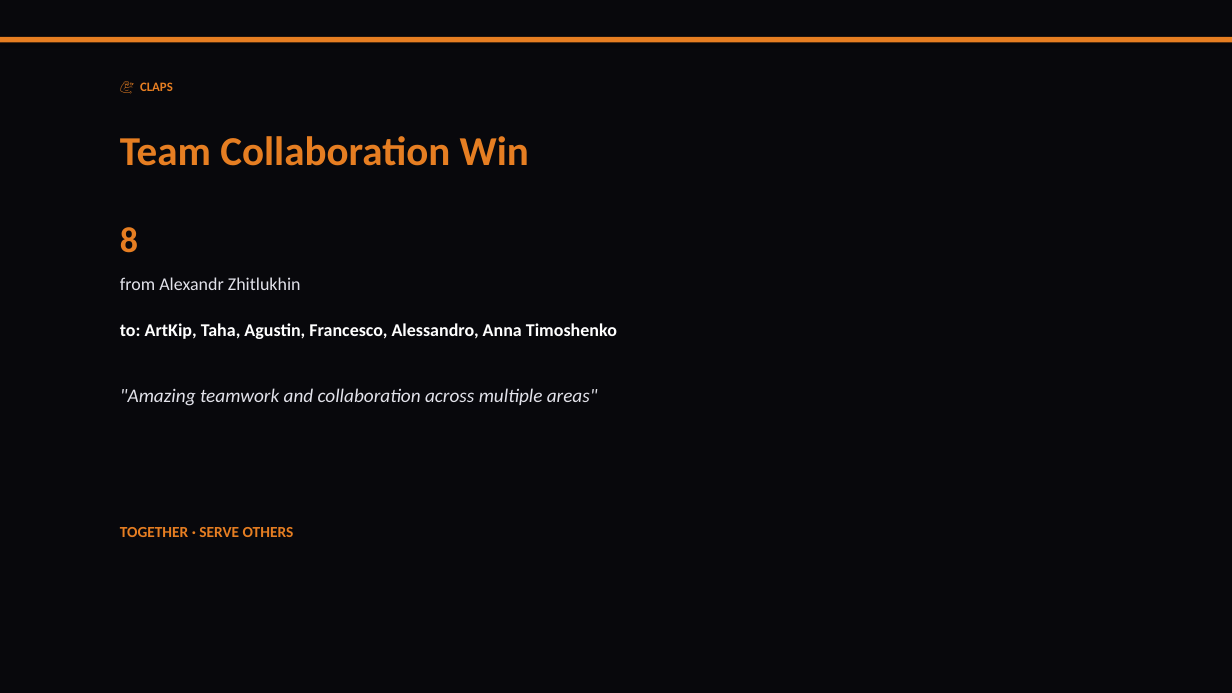
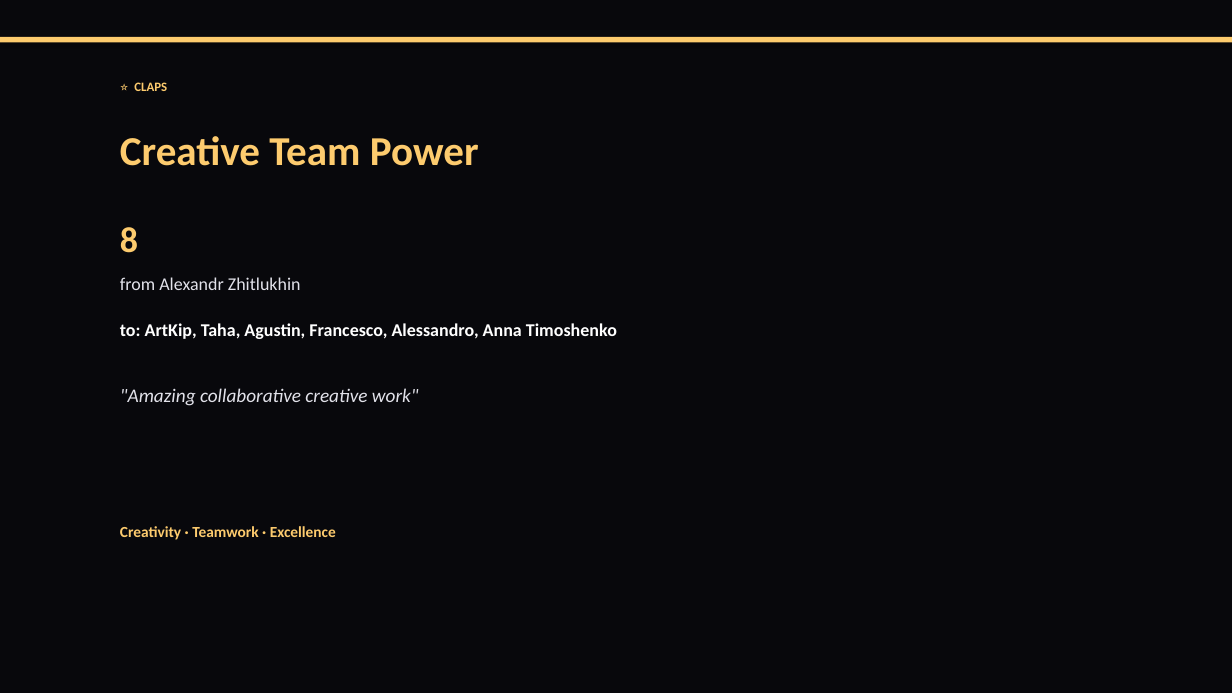
Before and after one commit to liliyagarifullina-maker/appodeal-pulse, a slide deck: slide 11 of data/archive/pulse_2026-03-12.pptx (slide 7 before the commit). Drawn at 1232x693 pixels with LibreOffice and Linux fonts; fonts in the diff are those of the drawing. Boxes give left, top, right and bottom in pixels: in the first picture for what was removed or moved away, otherwise in the second. Text is boxed around its words. In the diff, an @@ line names an element or a change of style, - is before the commit and + after.

```diff
--- a/data/archive/pulse_2026-03-12.pptx
+++ b/data/archive/pulse_2026-03-12.pptx
@@ rectangle at (x1=0, y1=37, x2=1232, y2=43): fill #E67E22 to #FDCB6E @@
@@ text at (x1=134, y1=82, x2=167, y2=91): text changed; text colour #E67E22 to #FDCB6E @@
-💪 CLAPS
+⭐ CLAPS
@@ text at (x1=120, y1=136, x2=479, y2=166): text changed; text colour #E67E22 to #FDCB6E @@
-Team Collaboration Win
+Creative Team Power
@@ text "8" at (x1=120, y1=227, x2=138, y2=253): text colour #E67E22 to #FDCB6E @@
@@ text at (x1=120, y1=388, x2=419, y2=406): text changed @@
-"Amazing teamwork and collaboration across multiple areas"
+"Amazing collaborative creative work"
@@ text at (x1=120, y1=526, x2=336, y2=540): text changed; text colour #E67E22 to #FDCB6E @@
-TOGETHER · SERVE OTHERS
+Creativity · Teamwork · Excellence
```
Also in this commit, not shown: 12 other slides changed, 4 slides added, 5 slides removed, 2 other files.
